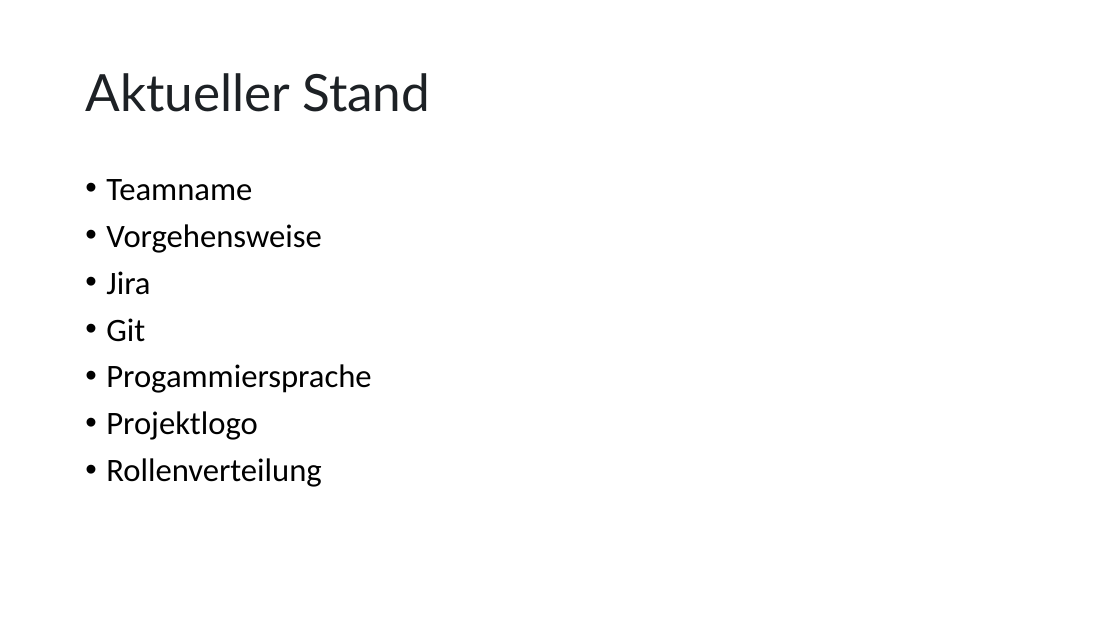
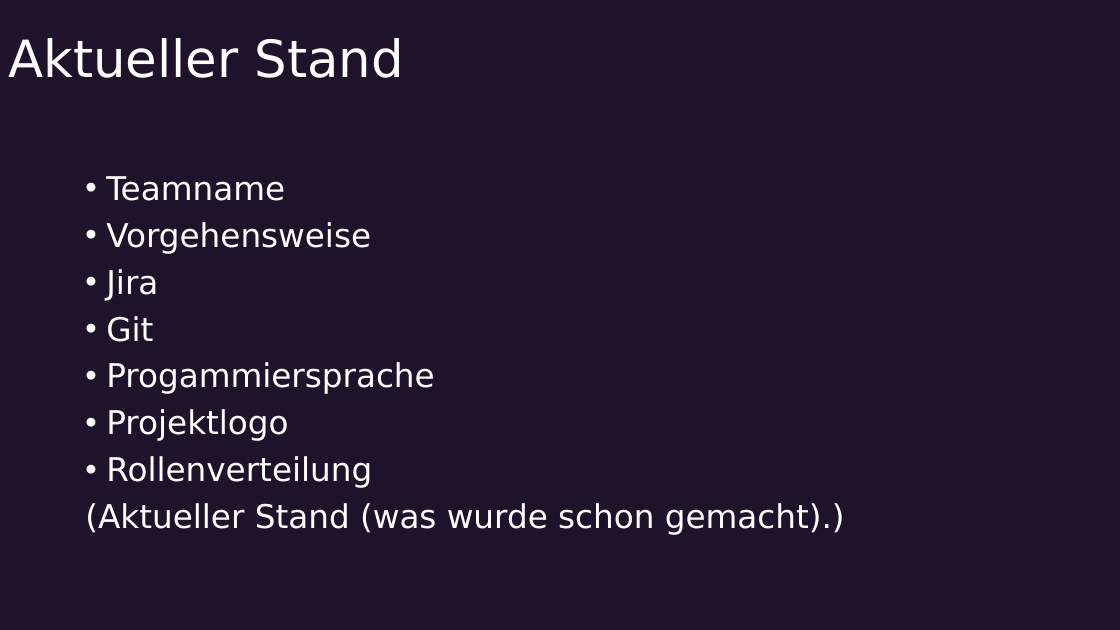
Before and after one commit to LmaoPewPew/DNAIG, a slide deck: slide 11 of praesantationen/Teampraesentation.pptx (slide 7 before the commit). Drawn at 1120x630 pixels with LibreOffice and Linux fonts; fonts in the diff are those of the drawing. Boxes give left, top, right and bottom in pixels: in the first picture for what was removed or moved away, otherwise in the second. Text is boxed around its words. In the diff, an @@ line names an element or a change of style, - is before the commit and + after.

```diff
--- a/praesantationen/Teampraesentation.pptx
+++ b/praesantationen/Teampraesentation.pptx
@@ background #FFFFFF to #1E132B @@
@@ title "Aktueller Stand": place and size @@
-title "Aktueller Stand" at (85, 73, 430, 112)
+title "Aktueller Stand" at (8, 38, 404, 78)
@@ title "Aktueller Stand" at (8, 38, 404, 78): font Lato to DejaVu Sans, text colour #1D2125 to #FFFFFF @@
@@ text at (106, 176, 434, 488): font Calibri to DejaVu Sans, text colour #000000 to #FFFFFF in "Teamname", "Vorgehensweise", "Jira", "Git" and 3 more places @@
@@ text at (85, 503, 845, 535): paragraph added @@
+(Aktueller Stand (was wurde schon gemacht).)
```
Also in this commit, not shown: 6 other slides changed, 5 slides added, 1 slide removed.
